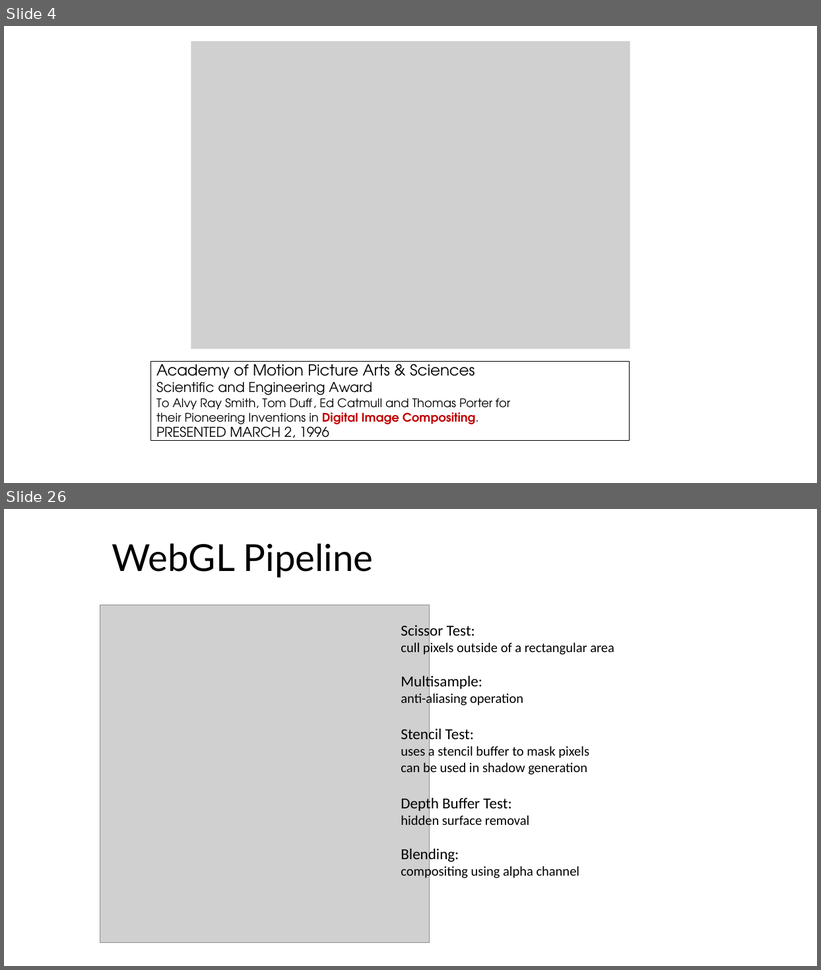
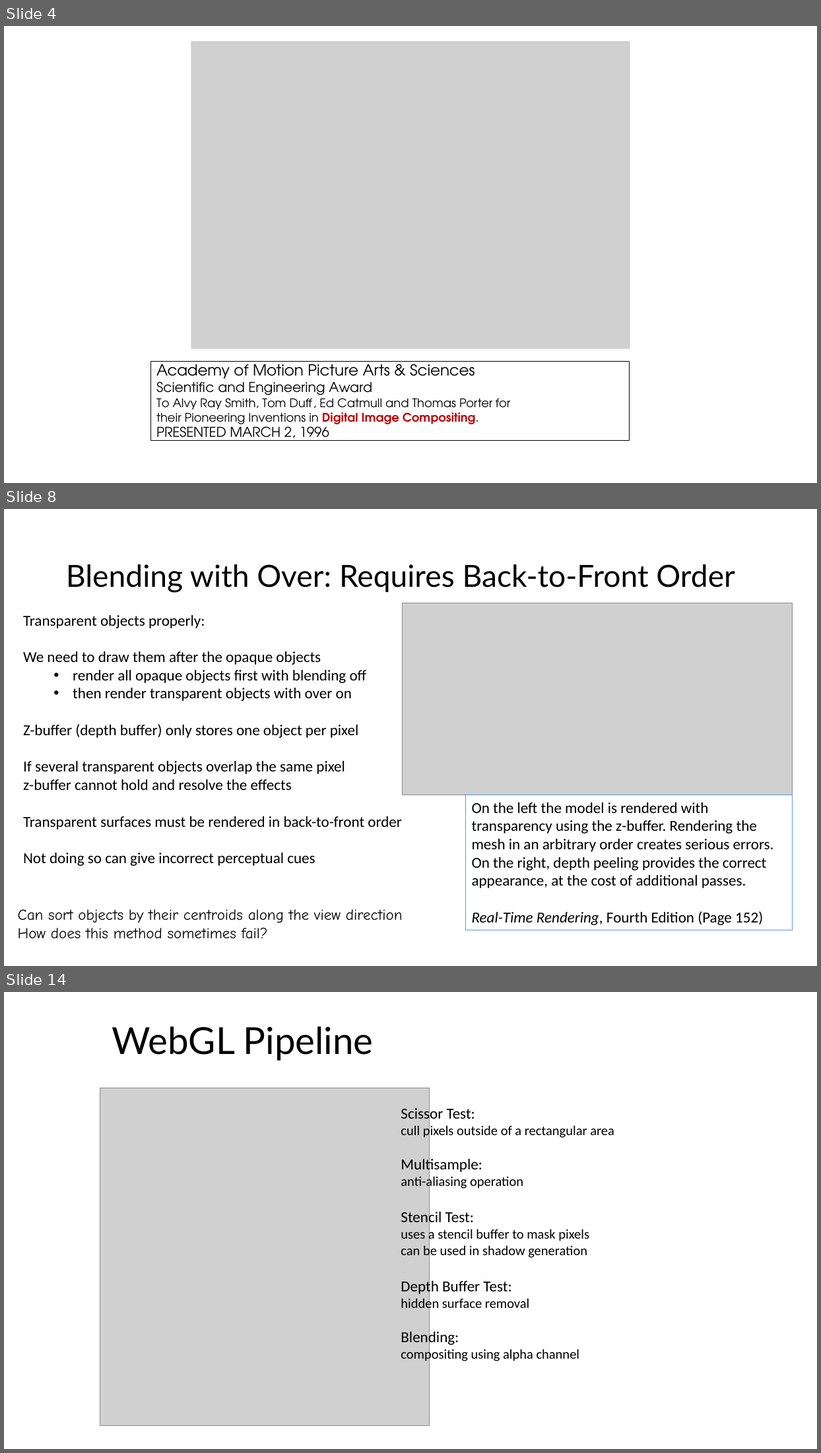
Before and after one commit to illinois-cs418/cs418CourseMaterial, a slide deck: Lectures/CS418-Lecture21-Compositing.pptx. Shown one above the other, each under a label of ours: slides 4 and 26 before the commit, slides 4, 8 and 14 after it; the slides between them are not shown. The pictures are 821x970 and 821x1453 pixels, drawn with LibreOffice and Linux fonts; fonts in the diff are those of the drawing; grey boxes stand for pictures. Boxes give left, top, right and bottom in pixels: in the first picture for what was removed or moved away, otherwise in the second. Text is boxed around its words. In the diff, an @@ line names an element or a change of style, - is before the commit and + after.

```diff
--- a/Lectures/CS418-Lecture21-Compositing.pptx
+++ b/Lectures/CS418-Lecture21-Compositing.pptx
@@ slide 8 added at (4, 509, 817, 966), background #FFFFFF @@
@@ title added at (66, 564, 735, 593), 36 pt, text #000000 @@
+Blending with Over: Requires Back-to-Front Order
@@ picture added at (403, 603, 793, 795) @@
@@ text added at (23, 615, 402, 866), 18 pt, text #000000 @@
+Transparent objects properly:
+We need to draw them after the opaque objects
+  • render all opaque objects first with blending off
+  • then render transparent objects with over on
+Z-buffer (depth buffer) only stores one object per pixel
+If several transparent objects overlap the same pixel
+z-buffer cannot hold and resolve the effects
+Transparent surfaces must be rendered in back-to-front order
+Not doing so can give incorrect perceptual cues
@@ rectangle added at (466, 795, 793, 931), outline #5B9BD5 0.75 pt, 18 pt, text #000000 @@
+On the left the model is rendered with transparency using the z-buffer. Rendering the mesh in an arbitrary order creates serious errors. On the right, depth peeling provides the correct appearance, at the cost of additional passes.
+Real-Time Rendering, Fourth Edition (Page 152)
@@ rectangle added at (11, 902, 455, 946), outline #FFFFFF 0.75 pt, 18 pt, text #000000 @@
+Can sort objects by their centroids along the view direction
+How does this method sometimes fail?
@@ what was slide 26 is now slide 14 @@
```
Also in this commit, not shown: 8 slides changed, 11 other slides added, 6 slides removed.
